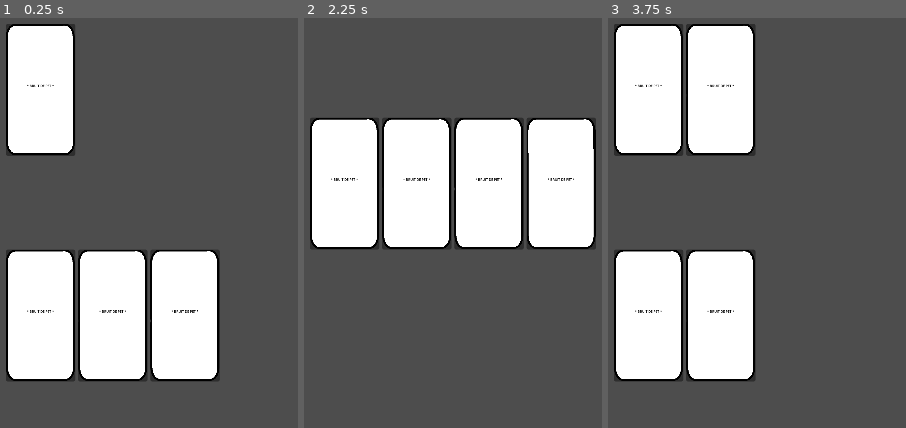
Above: before the commit, frames 1-3 (left to right).
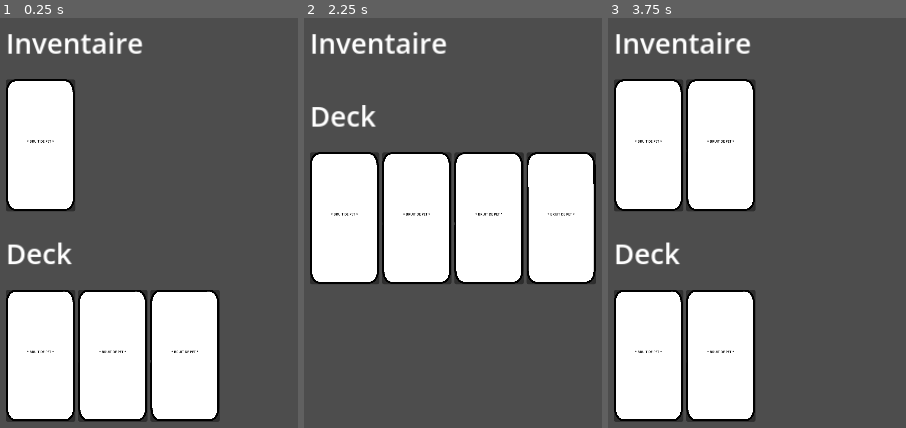
Above: after the commit, the same moments.

Repository: McMaaarty/Crazy-Card-Mania
Game: Godot game, scene res://Scenes/Inventory.tscn
Two runs of this game, one before a commit and one after it. Both use one fixed random seed, a clock stepped at 60 frames per second and the inputs below. This scene is started directly instead of the project's main scene.
Inputs (mouse positions are in pixels of both pictures, inside the frame that each line leads up to; where the layout moved, square brackets give the same spot in the first picture):
- Up to frame 1 (0.25 s): no input
- Up to frame 2 (2.25 s): click (345, 145) [345, 91] at 0.5 s; click (417, 182) at 1.27 s; click (345, 145) [345, 91] at 2 s
- Up to frame 3 (3.75 s): click (721, 218) at 2.77 s; click (721, 317) at 3.52 s

The runs differ from the first frame. In frame 1, 22% of the frame differs, in the area x 2-74%, y 1-99%; in frame 2, 18%; in frame 3, 23%, in the area x 2-50%, y 1-99%.

Commit message:
3h plus tard, il arrive a mettre des labels sans tout caser

Diff:
--- a/Scenes/Inventory.tscn
+++ b/Scenes/Inventory.tscn
@@ -16,11 +16,29 @@
 
 [node name="BoxContainer" type="BoxContainer" parent="."]
 layout_mode = 2
-theme_override_constants/separation = 135
+theme_override_constants/separation = 25
 vertical = true
 
-[node name="InventoryCardList" type="FlowContainer" parent="BoxContainer"]
+[node name="Label" type="Label" parent="BoxContainer"]
+layout_mode = 2
+theme_override_font_sizes/font_size = 40
+text = "Inventaire"
+
+[node name="ScrollContainer" type="ScrollContainer" parent="BoxContainer"]
+layout_mode = 2
+vertical_scroll_mode = 0
+
+[node name="InvenoryHBox" type="HBoxContainer" parent="BoxContainer/ScrollContainer"]
 layout_mode = 2
 
-[node name="PlayerCardList" type="FlowContainer" parent="BoxContainer"]
+[node name="Label2" type="Label" parent="BoxContainer"]
 layout_mode = 2
+theme_override_font_sizes/font_size = 40
+text = "Deck"
+
+[node name="ScrollContainer2" type="ScrollContainer" parent="BoxContainer"]
+layout_mode = 2
+vertical_scroll_mode = 0
+
+[node name="PlayerHBox" type="HBoxContainer" parent="BoxContainer/ScrollContainer2"]
+layout_mode = 2
--- a/Scripts/Inventory.gd
+++ b/Scripts/Inventory.gd
@@ -1,13 +1,13 @@
 extends MarginContainer
 
-var inventoryList:FlowContainer
-var playerList:FlowContainer
+var inventoryList
+var playerList
 
 # Called when the node enters the scene tree for the first time.
 func _ready():
 	var cardInventory = preload("res://Scenes/Objects/CardInventory.tscn")
-	inventoryList = get_node("BoxContainer/InventoryCardList")
-	playerList = get_node("BoxContainer/PlayerCardList")
+	inventoryList = get_node("BoxContainer/ScrollContainer/InvenoryHBox")
+	playerList = get_node("BoxContainer/ScrollContainer2/PlayerHBox")
 
 	for id in StaticData.inventoryCardIds:
 		var cardInventoryInst = cardInventory.instantiate()
@@ -26,7 +26,6 @@
 	playerList.add_child(cardInventoryInst)
 	cardInventoryInst.pressed.connect(moveToInventory.bind(cardInventoryInst))
 
-
 func moveToInventory(cardInventoryInst):
 	cardInventoryInst.pressed.disconnect(moveToInventory)
 	playerList.remove_child(cardInventoryInst)
Not shown: 1 places in Scenes/Objects/CardInventory.tscn that only renumber resources
